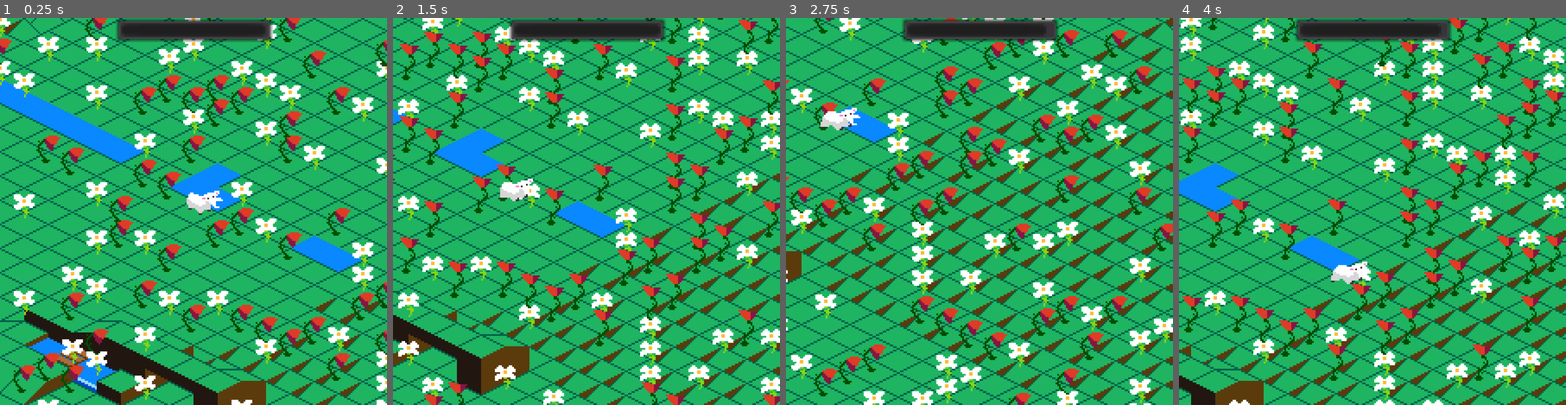
Above: before the commit, frames 1-4 (left to right).
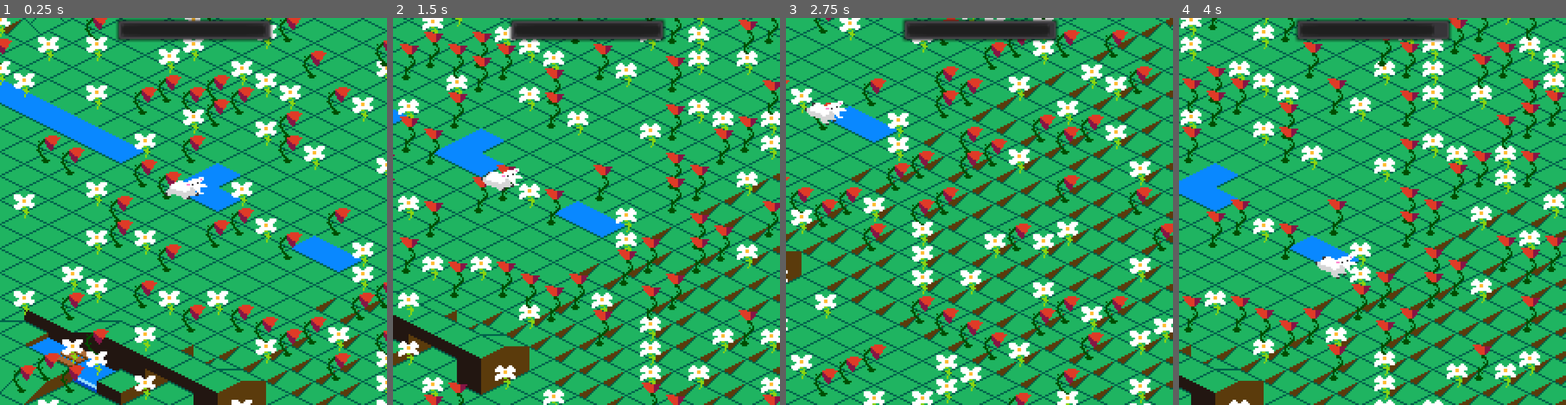
Above: after the commit, the same moments.

Repository: JuggleRob/LD46
Game: Godot game, scene res://src/Game/Game.tscn
Same seed, same stepped clock (60 frames per second), same inputs: the game is played once before the commit and once after it.
Inputs:
- Up to frame 1 (0.25 s): no input
- Up to frame 2 (1.5 s): hold Right (ui_right) 0.53-1.28 s; hold Down (ui_down) from 1.28 s (still down)
- Up to frame 3 (2.75 s): release Down (ui_down) at 2.03 s; hold Right (ui_right) from 2.03 s (still down)
- Up to frame 4 (4 s): release Right (ui_right) at 2.78 s; hold Up (ui_up) 2.78-3.53 s; hold Left (ui_left) from 3.53 s (still down)

The runs differ from the first frame. In frame 1, 0.7% of the frame differs, in the area x 42-58%, y 41-51%; in frame 2, 0.6%; in frame 3, 0.6%; in frame 4, 0.7%, in the area x 35-68%, y 2-69%.

Commit message:
schaap gefixt ne

Diff:
--- a/src/Actors/Sheep.tscn
+++ b/src/Actors/Sheep.tscn
@@ -103,75 +103,75 @@
 region = Rect2( 525, 0, 35, 32 )
 
 [sub_resource type="AtlasTexture" id=19]
-atlas = ExtResource( 5 )
-region = Rect2( 0, 0, 33, 25 )
+atlas = ExtResource( 1 )
+region = Rect2( 0, 0, 35, 32 )
 
 [sub_resource type="AtlasTexture" id=20]
-atlas = ExtResource( 5 )
-region = Rect2( 33, 0, 33, 25 )
+atlas = ExtResource( 1 )
+region = Rect2( 35, 0, 35, 32 )
 
 [sub_resource type="AtlasTexture" id=21]
-atlas = ExtResource( 5 )
-region = Rect2( 66, 0, 33, 25 )
+atlas = ExtResource( 1 )
+region = Rect2( 70, 0, 35, 32 )
 
 [sub_resource type="AtlasTexture" id=22]
-atlas = ExtResource( 5 )
-region = Rect2( 99, 0, 33, 25 )
+atlas = ExtResource( 1 )
+region = Rect2( 105, 0, 35, 32 )
 
 [sub_resource type="AtlasTexture" id=23]
-atlas = ExtResource( 5 )
-region = Rect2( 132, 0, 33, 25 )
+atlas = ExtResource( 1 )
+region = Rect2( 140, 0, 35, 32 )
 
 [sub_resource type="AtlasTexture" id=24]
-atlas = ExtResource( 5 )
-region = Rect2( 165, 0, 33, 25 )
+atlas = ExtResource( 1 )
+region = Rect2( 175, 0, 35, 32 )
 
 [sub_resource type="AtlasTexture" id=25]
-atlas = ExtResource( 5 )
-region = Rect2( 198, 0, 33, 25 )
+atlas = ExtResource( 1 )
+region = Rect2( 210, 0, 35, 32 )
 
 [sub_resource type="AtlasTexture" id=26]
-atlas = ExtResource( 5 )
-region = Rect2( 231, 0, 33, 25 )
+atlas = ExtResource( 1 )
+region = Rect2( 245, 0, 35, 32 )
 
 [sub_resource type="AtlasTexture" id=27]
-atlas = ExtResource( 5 )
-region = Rect2( 264, 0, 33, 25 )
+atlas = ExtResource( 1 )
+region = Rect2( 280, 0, 35, 32 )
 
 [sub_resource type="AtlasTexture" id=28]
-atlas = ExtResource( 1 )
+atlas = ExtResource( 5 )
 region = Rect2( 0, 0, 35, 32 )
 
 [sub_resource type="AtlasTexture" id=29]
-atlas = ExtResource( 1 )
+atlas = ExtResource( 5 )
 region = Rect2( 35, 0, 35, 32 )
 
 [sub_resource type="AtlasTexture" id=30]
-atlas = ExtResource( 1 )
+atlas = ExtResource( 5 )
 region = Rect2( 70, 0, 35, 32 )
 
 [sub_resource type="AtlasTexture" id=31]
-atlas = ExtResource( 1 )
+atlas = ExtResource( 5 )
 region = Rect2( 105, 0, 35, 32 )
 
 [sub_resource type="AtlasTexture" id=32]
-atlas = ExtResource( 1 )
+atlas = ExtResource( 5 )
 region = Rect2( 140, 0, 35, 32 )
 
 [sub_resource type="AtlasTexture" id=33]
-atlas = ExtResource( 1 )
+atlas = ExtResource( 5 )
 region = Rect2( 175, 0, 35, 32 )
 
 [sub_resource type="AtlasTexture" id=34]
-atlas = ExtResource( 1 )
+atlas = ExtResource( 5 )
 region = Rect2( 210, 0, 35, 32 )
 
 [sub_resource type="AtlasTexture" id=35]
-atlas = ExtResource( 1 )
+atlas = ExtResource( 5 )
 region = Rect2( 245, 0, 35, 32 )
 
 [sub_resource type="AtlasTexture" id=36]
-atlas = ExtResource( 1 )
+atlas = ExtResource( 5 )
 region = Rect2( 280, 0, 35, 32 )
 
 [sub_resource type="AtlasTexture" id=37]
@@ -241,42 +241,6 @@
 [sub_resource type="AtlasTexture" id=53]
 atlas = ExtResource( 4 )
 region = Rect2( 560, 0, 35, 32 )
-
-[sub_resource type="AtlasTexture" id=45]
-atlas = ExtResource( 5 )
-region = Rect2( 0, 0, 35, 32 )
-
-[sub_resource type="AtlasTexture" id=46]
-atlas = ExtResource( 5 )
-region = Rect2( 35, 0, 35, 32 )
-
-[sub_resource type="AtlasTexture" id=47]
-atlas = ExtResource( 5 )
-region = Rect2( 70, 0, 35, 32 )
-
-[sub_resource type="AtlasTexture" id=48]
-atlas = ExtResource( 5 )
-region = Rect2( 105, 0, 35, 32 )
-
-[sub_resource type="AtlasTexture" id=49]
-atlas = ExtResource( 5 )
-region = Rect2( 140, 0, 35, 32 )
-
-[sub_resource type="AtlasTexture" id=50]
-atlas = ExtResource( 5 )
-region = Rect2( 175, 0, 35, 32 )
-
-[sub_resource type="AtlasTexture" id=51]
-atlas = ExtResource( 5 )
-region = Rect2( 210, 0, 35, 32 )
-
-[sub_resource type="AtlasTexture" id=52]
-atlas = ExtResource( 5 )
-region = Rect2( 245, 0, 35, 32 )
-
-[sub_resource type="AtlasTexture" id=53]
-atlas = ExtResource( 5 )
-region = Rect2( 280, 0, 35, 32 )
 
 [sub_resource type="SpriteFrames" id=54]
 animations = [ {
@@ -287,23 +251,18 @@
 }, {
 "frames": [ SubResource( 19 ), SubResource( 20 ), SubResource( 21 ), SubResource( 22 ), SubResource( 23 ), SubResource( 24 ), SubResource( 25 ), SubResource( 26 ), SubResource( 27 ) ],
 "loop": true,
-"name": "jump_ne",
+"name": "jump_se",
 "speed": 15.0
 }, {
 "frames": [ SubResource( 28 ), SubResource( 29 ), SubResource( 30 ), SubResource( 31 ), SubResource( 32 ), SubResource( 33 ), SubResource( 34 ), SubResource( 35 ), SubResource( 36 ) ],
-"loop": true,
-"name": "jump_se",
+"loop": false,
+"name": "jump_ne",
 "speed": 15.0
 }, {
 "frames": [ SubResource( 37 ), SubResource( 38 ), SubResource( 39 ), SubResource( 40 ), SubResource( 41 ), SubResource( …(217 unchanged characters)…
 "loop": false,
 "name": "death",
 "speed": 15.0
-}, {
-"frames": [ SubResource( 45 ), SubResource( 46 ), SubResource( 47 ), SubResource( 48 ), SubResource( 49 ), SubResource( 50 ), SubResource( 51 ), SubResource( 52 ), SubResource( 53 ) ],
-"loop": false,
-"name": "jump_ne",
-"speed": 15.0
 } ]
 
 [node name="Schaap" type="Node2D"]
@@ -316,7 +275,5 @@
 [node name="sprite" type="AnimatedSprite" parent="AnimationPlayer"]
 frames = SubResource( 54 )
 animation = "jump_se"
-frame = 6
-
 playing = true
 [connection signal="animation_finished" from="AnimationPlayer/sprite" to="." method="jump_ends"]
--- a/src/Map.gd
+++ b/src/Map.gd
@@ -9,7 +9,7 @@
 var Flower_scene = preload("res://src/Flowers/Flower.tscn")
 
 func _ready():
-#	randomize()
+	randomize()
 	globals = get_node("/root/Globals")
 	objects = $"/root/Game/Objects"
 	globals.rows_and_cols = globals.screen_size / globals.grid_size
